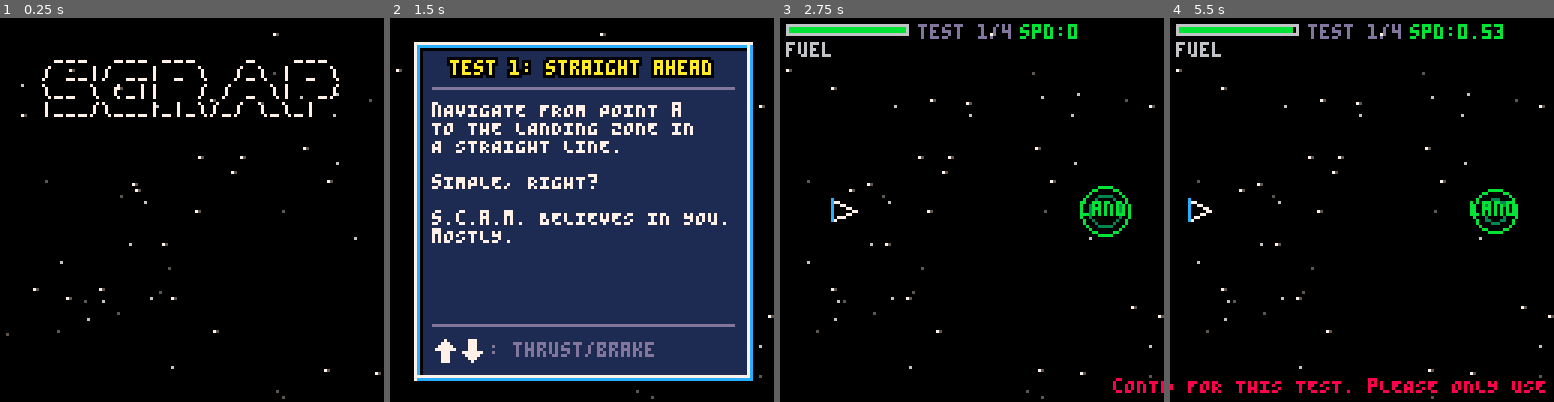
Above: before the commit, frames 1-4 (left to right).
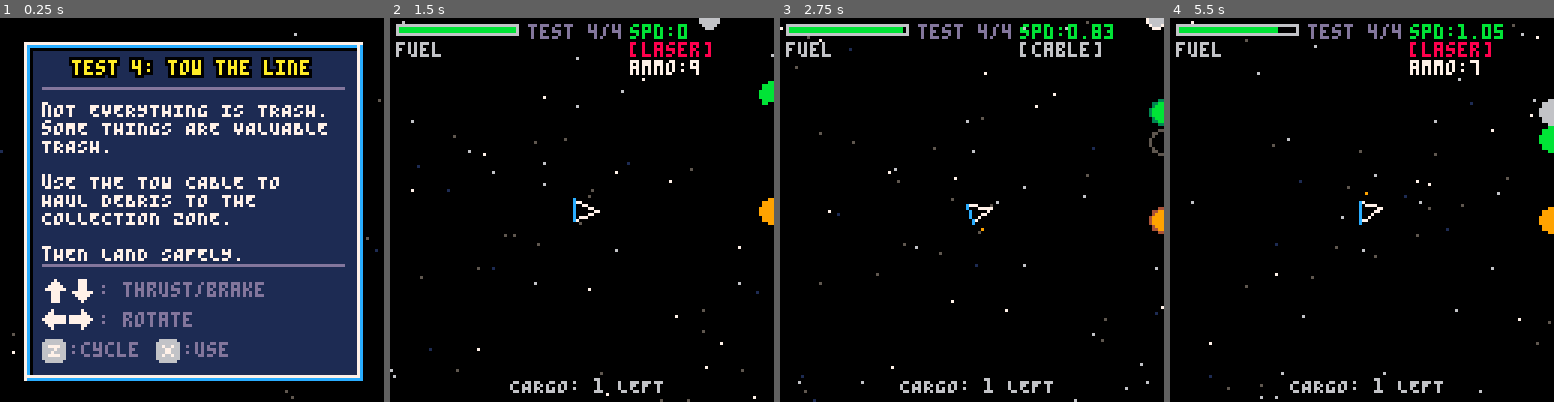
Above: after the commit, the same moments.

Repository: Dhebug/S.C.R.A.P.
Game: PICO-8 cartridge scrap.p8
The game is run twice, just before and just after one commit, with the same random seed, the same clock (stepped at 60 frames per second) and the same inputs.
Inputs:
- Up to frame 1 (0.25 s): no input
- Up to frame 2 (1.5 s): tap X (X key) at 0.33, 1.07 s; tap O (Z key) at 0.7 s
- Up to frame 3 (2.75 s): hold Right 1.6-2.1 s; tap O (Z key) at 1.7, 2.1, 2.5 s; tap X (X key) at 1.85 s; hold Up 2.15-2.42 s; hold Right from 2.47 s (still down)
- Up to frame 4 (5.5 s): tap O (Z key) every 0.4 s from 2.9 to 5.3 s; tap X (X key) at 2.97, 4.08, 5.2 s; release Right at 3.03 s; hold Left 3.08-3.58 s; hold Down 3.63-3.97 s; hold Right 4.02-4.68 s; hold Up 4.73-5.03 s; hold Left from 5.08 s (still down)

The runs differ from the first frame. In frame 1, 75% of the frame differs, in the area x 0-100%, y 3-100%; in frame 2, 77%, in the area x 0-100%, y 0-100%; in frame 3, 3.6%; in frame 4, 4.6%.

Commit message:
The game now uses a dynamic camera in some pseudo open space game layout with edge indicators.

Diff:
--- a/scrap.p8
+++ b/scrap.p8
@@ -28,6 +28,10 @@
 -- ui feedback
 warn_scroll=-1
 warn_text=""
+
+-- camera
+cam_x=0
+cam_y=0
 
 -- physics
 friction=0.995
@@ -185,7 +189,12 @@
   local tgt=ship.cable_tgt
   local cdx=ship.x-tgt.x
   local cdy=ship.y-tgt.y
-  local dist=sqrt(cdx*cdx+cdy*cdy)
+  local dist
+  if abs(cdx)>40 or abs(cdy)>40 then
+   dist=41
+  else
+   dist=sqrt(cdx*cdx+cdy*cdy)
+  end
   if dist>40 then
    -- cable snaps
    ship.cable_out=false
@@ -198,14 +207,14 @@
   end
  end
 
- -- wrap or clamp to play area
  ship.fuel=max(0,ship.fuel)
 
- -- check bounds - fail if too far
- if ship.x<-20 or ship.x>148
-  or ship.y<-20 or ship.y>148 then
-  ship_die()
- end
+ -- update camera (elastic follow + velocity lookahead)
+ local look=20
+ local tx=ship.x+ship.dx*look-64
+ local ty=ship.y+ship.dy*look-64
+ cam_x+=(tx-cam_x)*0.05
+ cam_y+=(ty-cam_y)*0.05
 end
 
 function draw_ship()
@@ -353,10 +362,12 @@
  for d in all(debris) do
   local ddx=ship.x-d.x
   local ddy=ship.y-d.y
-  local dist=sqrt(ddx*ddx+ddy*ddy)
-  if dist<bd then
-   best=d
-   bd=dist
+  if abs(ddx)<=bd and abs(ddy)<=bd then
+   local dist=sqrt(ddx*ddx+ddy*ddy)
+   if dist<bd then
+    best=d
+    bd=dist
+   end
   end
  end
  if best then
@@ -381,7 +392,8 @@
   if ship.alive then
    local ddx=ship.x-ob.x
    local ddy=ship.y-ob.y
-   if ddx*ddx+ddy*ddy<(ob.r+3)*(ob.r+3) then
+   local hr=ob.r+3
+   if abs(ddx)<=hr and abs(ddy)<=hr and ddx*ddx+ddy*ddy<hr*hr then
     ship_die()
    end
   end
@@ -398,7 +410,7 @@
   if drop_zone then
    local ddx=d.x-drop_zone.x
    local ddy=d.y-drop_zone.y
-   if ddx*ddx+ddy*ddy<drop_zone.r*drop_zone.r then
+   if abs(ddx)<=drop_zone.r and abs(ddy)<=drop_zone.r and ddx*ddx+ddy*ddy<drop_zone.r*drop_zone.r then
     d.collected=true
     del(debris,d)
     if ship.cable_tgt==d then
@@ -473,6 +485,9 @@
  if not ship.alive then return false end
  local ddx=ship.x-land.x
  local ddy=ship.y-land.y
+ -- early out: avoid overflow
+ -- on 16.16 fixed point
+ if abs(ddx)>land.r or abs(ddy)>land.r then return false end
  local dist=sqrt(ddx*ddx+ddy*ddy)
  local spd=sqrt(ship.dx*ship.dx+ship.dy*ship.dy)
  -- must be close and slow
@@ -502,7 +517,18 @@
   add(stars,{
    x=rnd(128),y=rnd(128),
    spd=spd,
-   c=spd>0.3 and 7 or (spd>0.2 and 6 or 5)
+   c=spd>0.3 and 7 or (spd>0.2 and 6 or 5),
+   blink=rnd(1)
+  })
+ end
+ -- space dust
+ dust={}
+ for i=1,12 do
+  add(dust,{
+   x=rnd(128),y=rnd(128),
+   dx=rnd(0.3)-0.15,
+   dy=rnd(0.3)-0.15,
+   life=rnd(1)
   })
  end
 end
@@ -524,11 +550,31 @@
 end
 
 function draw_stars()
- local dir=star_dir==0 and -1 or 1
  for s in all(stars) do
-  pset(s.x,s.y,s.c)
-  if s.spd>0.3 then
-   pset(s.x-dir,s.y,5)
+  -- parallax: faster stars move more with camera
+  local px=(s.x-cam_x*s.spd)%128
+  local py=(s.y-cam_y*s.spd)%128
+  -- twinkle: some stars blink
+  s.blink+=0.02
+  if s.blink>1 then s.blink-=1 end
+  local bright=s.c
+  if s.c==7 and sin(s.blink)>0.3 then
+   bright=6
+  elseif s.c==6 and sin(s.blink)>0.4 then
+   bright=5
+  end
+  pset(px,py,bright)
+ end
+ -- space dust
+ for d in all(dust) do
+  d.x+=d.dx
+  d.y+=d.dy
+  d.life+=0.01
+  if d.life>1 then d.life-=1 end
+  local px=(d.x-cam_x*0.2)%128
+  local py=(d.y-cam_y*0.2)%128
+  if d.life>0.5 then
+   pset(px,py,1)
   end
  end
 end
@@ -547,7 +593,7 @@
   has_cable=false,
   setup=function()
    init_ship(20,64,0)
-   init_land(108,64)
+   init_land(250,64)
    obstacles={}
    debris={}
    bullets={}
@@ -564,8 +610,8 @@
   has_items=false,
   has_cable=false,
   setup=function()
-   init_ship(30,90,0)
-   init_land(100,30)
+   init_ship(64,200,0)
+   init_land(200,40)
    obstacles={}
    debris={}
    bullets={}
@@ -582,10 +628,10 @@
   has_items=true,
   has_cable=false,
   setup=function()
-   init_ship(20,64,0)
-   init_land(108,64)
+   init_ship(20,100,0)
+   init_land(280,100)
    obstacles={
-    {x=64,y=64,r=8,hp=3,dx=0,dy=0}
+    {x=150,y=100,r=10,hp=3,dx=0,dy=0}
    }
    debris={}
    bullets={}
@@ -603,15 +649,15 @@
   has_items=true,
   has_cable=true,
   setup=function()
-   init_ship(20,100,0)
-   init_land(108,20)
+   init_ship(20,200,0)
+   init_land(280,40)
    obstacles={
-    {x=80,y=60,r=6,hp=2,dx=0,dy=0}
+    {x=180,y=120,r=8,hp=2,dx=0,dy=0}
    }
    debris={
-    {x=50,y=40,dx=0,dy=0,collected=false}
+    {x=100,y=80,dx=0,dy=0,collected=false}
    }
-   drop_zone={x=108,y=100,r=12}
+   drop_zone={x=250,y=200,r=14}
    bullets={}
    ship.ammo=10
    ship.item=1
@@ -831,6 +877,9 @@
  particles={}
  land_timer=0
  fail_timer=0
+ warn_scroll=-1
+ cam_x=ship.x-64
+ cam_y=ship.y-64
  state=st_play
 end
 
@@ -851,7 +900,7 @@
  state=st_intro
  intro_timer=0
  --cheat: uncomment to skip to a level
- --state=st_brief lvl=3
+ state=st_brief lvl=4
 end
 
 prev_state=-1
@@ -1096,19 +1145,72 @@
  end
 end
 
+function draw_indicator(wx,wy,c,oc)
+ -- convert world pos to screen pos
+ local sx=wx-cam_x
+ local sy=wy-cam_y
+ -- skip if on screen (with margin)
+ if sx>4 and sx<124 and sy>4 and sy<124 then return end
+ -- direction from screen center to target
+ local dx=sx-64
+ local dy=sy-64
+ -- find intersection with screen edge
+ local ex,ey
+ if abs(dx)>abs(dy) then
+  -- hits left or right edge
+  local s=dx>0 and 1 or -1
+  ex=s>0 and 127 or 0
+  ey=64+dy*(ex-64)/dx
+ else
+  -- hits top or bottom edge
+  local s=dy>0 and 1 or -1
+  ey=s>0 and 127 or 0
+  ex=64+dx*(ey-64)/dy
+ end
+ -- clamp to screen edge
+ ex=mid(0,ex,127)
+ ey=mid(0,ey,127)
+ -- size based on distance (bigger=farther)
+ local dist=max(abs(dx),abs(dy))
+ local sz=dist>150 and 3 or (dist>90 and 2 or 1)
+ -- draw with pulsing outline
+ local pulse=sin(frame/30)>0.2 and oc or c
+ circfill(ex,ey,sz+1,pulse)
+ circfill(ex,ey,sz,c)
+end
+
 function draw_play()
+ -- set camera for world drawing
+ camera(cam_x,cam_y)
+
  draw_land()
  draw_obstacles()
  draw_debris()
  draw_ship()
  draw_bullets()
  draw_particles()
+
+ -- reset camera for HUD/UI
+ camera()
+
+ -- edge indicators for off-screen targets
+ draw_indicator(land.x,land.y,11,3)
+ for ob in all(obstacles) do
+  draw_indicator(ob.x,ob.y,0,5)
+ end
+ for d in all(debris) do
+  draw_indicator(d.x,d.y,6,7)
+ end
+ if drop_zone then
+  draw_indicator(drop_zone.x,drop_zone.y,9,4)
+ end
+
  draw_hud()
 
  -- landing proximity indicator
  if ship.alive and land_timer>0 then
   local pct=flr(land_timer/30*100)
-  print("landing "..pct.."%",42,58,11)
+  cprint("LANDING "..pct.."%",58,11)
  end
 
  -- level 4: debris status
@@ -1152,9 +1254,11 @@
 end
 
 function draw_success()
+ camera(cam_x,cam_y)
  draw_land()
  draw_ship()
  draw_particles()
+ camera()
 
  draw_panel(20,40,108,80)
 
@@ -1184,23 +1288,31 @@
 end
 
 function draw_fail()
+ camera(cam_x,cam_y)
  draw_obstacles()
  draw_particles()
-
- draw_panel(20,35,108,90)
+ camera()
+
+ draw_panel(10,35,118,90)
 
  coprint("test failed!",41,8,0)
+ line(16,49,112,49,13)
 
  if ship.fuel<=0 then
-  cprint("OUT OF FUEL",52,7)
+  print("yOU RAN OUT OF FUEL.\ns.c.a.m. WILL BILL YOU\nFOR THE TOW SERVICE.",16,53,7)
  else
-  cprint("SHIP DESTROYED",52,7)
- end
-
- spr(4,44,67)
- print(": RETRY",53,68,11)
- spr(5,44,77)
- print(": ABORT",53,78,8)
+  print("yOUR SHIP WAS DAMAGED.\nREPAIRS WILL BE DEDUCTED\nFROM YOUR SALARY.",16,53,7)
+ end
+
+ line(16,73,112,73,13)
+ pal(6,3) pal(7,11)
+ spr(4,30,78)
+ pal()
+ print("RETRY",39,79,6)
+ pal(6,2) pal(7,8)
+ spr(5,66,78)
+ pal()
+ print("ABORT",75,79,6)
 end
 
 -------------------------------
Not shown, changed: the thumbnail (__label__) section of scrap.p8
Not shown, changed: the sound effects (__sfx__) section of scrap.p8
Not shown, added: .claude/settings.json
